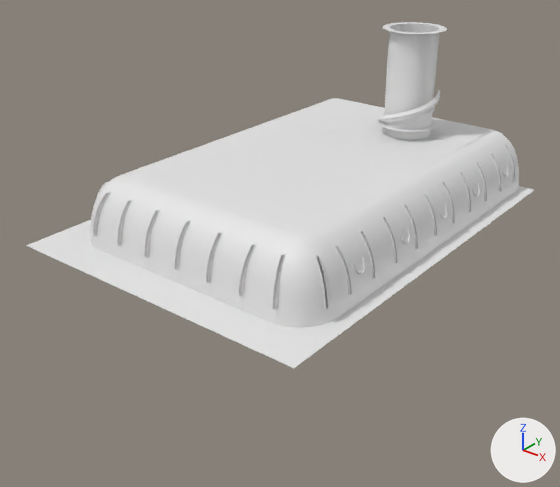
The FBX model Assets/McGirr_Assets/room_2_UVs_nosolo.fbx as it was, and as the next commit left it.
Rendered twice from a camera (50 mm lens) standing at (212.0, -377.0, 186.0) and looking at (-85.0, -6.0, -44.0). Lighting does not change. The marker at lower right points along +X, +Y and +Z. Where no turn or scale is listed for an object, it has been applied to the vertices.

Before the edit, the objects in view are built like this:
```python
me_object_13_001 = bpy.data.meshes.new('object_13.001')
me_object_13_001.from_pydata(...)  # 52 vertices, 60 faces; spans x -135.0..50.0, y -166.0..86.0, z -12.0..0.0
me_object_13_001.materials.append(mat_default_obj_006)  # white #e7e7e7
me_object_1_007 = bpy.data.meshes.new('object_1.007')
me_object_1_007.from_pydata(...)  # 148 vertices, 116 faces; spans x -39.3..-0.7, y 38.5..91.2, z -59.3..-20.7
me_object_1_007.materials.append(mat_default_obj_009)  # white #e7e7e7
me_roof = bpy.data.meshes.new('roof')
me_roof.from_pydata(...)  # 6124 vertices, 5076 faces; spans x -122.0..42.0, y -145.0..80.0, z -2.0..36.0
me_roof.materials.append(mat_default_obj_004)  # white #e7e7e7
ob_floor = bpy.data.objects.new('floor', me_object_13_001)
ob_floor.location = (0.0, 0.0, 0.0)
ob_roof = bpy.data.objects.new('roof', me_roof)
ob_roof.location = (0.0, 0.0, 0.0)
ob_roof_tunnel = bpy.data.objects.new('roof_tunnel', me_object_1_007)
ob_roof_tunnel.location = (0.0, 0.0, 0.0)
ob_roof_tunnel.rotation_euler = (1.571, 0.0, 0.0)  # degrees (90, 0, 0)
ob_roof_tunnel.scale = (0.99, 1.1, 0.99)
```
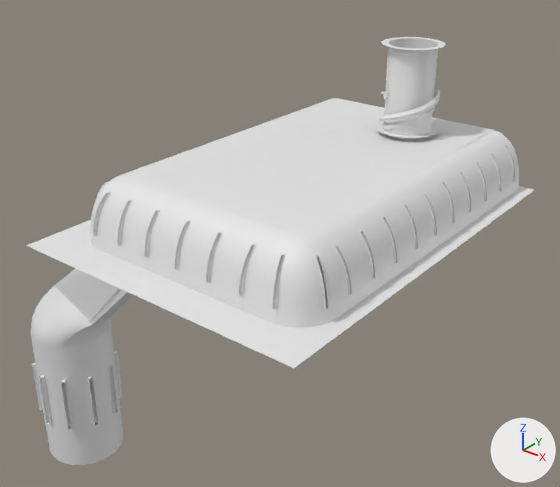
Boxes (x1, y1, x2, y2) around the edits, measured in the pictures (560 x 487 px):
```json
{"object": "object_1.005", "change": "added", "after": [30, 268, 133, 465]}
{"object": "roof_tunnel", "change": "rescaled", "before": [377, 22, 447, 132], "after": [376, 37, 446, 138], "on screen": "8% shorter"}
{"object": "object_1", "change": "added", "after": [88, 288, 120, 322]}
```

Edits to the scene script, one JSON object a line:
```json
{"op": "add", "block": "me_object_1", "code": ["me_object_1 = bpy.data.meshes.new('object_1')", "me_object_1.from_pydata(...)  # 238 vertices, 118 faces; spans x -221.9..-91.0, y -90.0..-70.0, z -138.2..-0.4", "me_object_1.materials.append(mat_default_obj_003)  # white #e7e7e7"]}
{"op": "add", "block": "me_object_1_005", "code": ["me_object_1_005 = bpy.data.meshes.new('object_1.005')", "me_object_1_005.from_pydata(...)  # 798 vertices, 901 faces; spans x -263.0..-84.0, y -113.0..-47.0, z -242.0..0.0", "me_object_1_005.materials.append(mat_default_obj_005)  # white #e7e7e7"]}
{"op": "set", "path": "ob_roof_tunnel.scale", "old": "(0.99, 1.1, 0.99)", "new": "(1.0, 1.0, 1.0)"}
{"op": "add", "block": "ob_object_1", "code": ["ob_object_1 = bpy.data.objects.new('object_1', me_object_1)", "ob_object_1.location = (0.0, 0.0, 0.0)"]}
{"op": "add", "block": "ob_object_1_005", "code": ["ob_object_1_005 = bpy.data.objects.new('object_1.005', me_object_1_005)", "ob_object_1_005.location = (0.0, 0.0, 0.0)"]}
```
